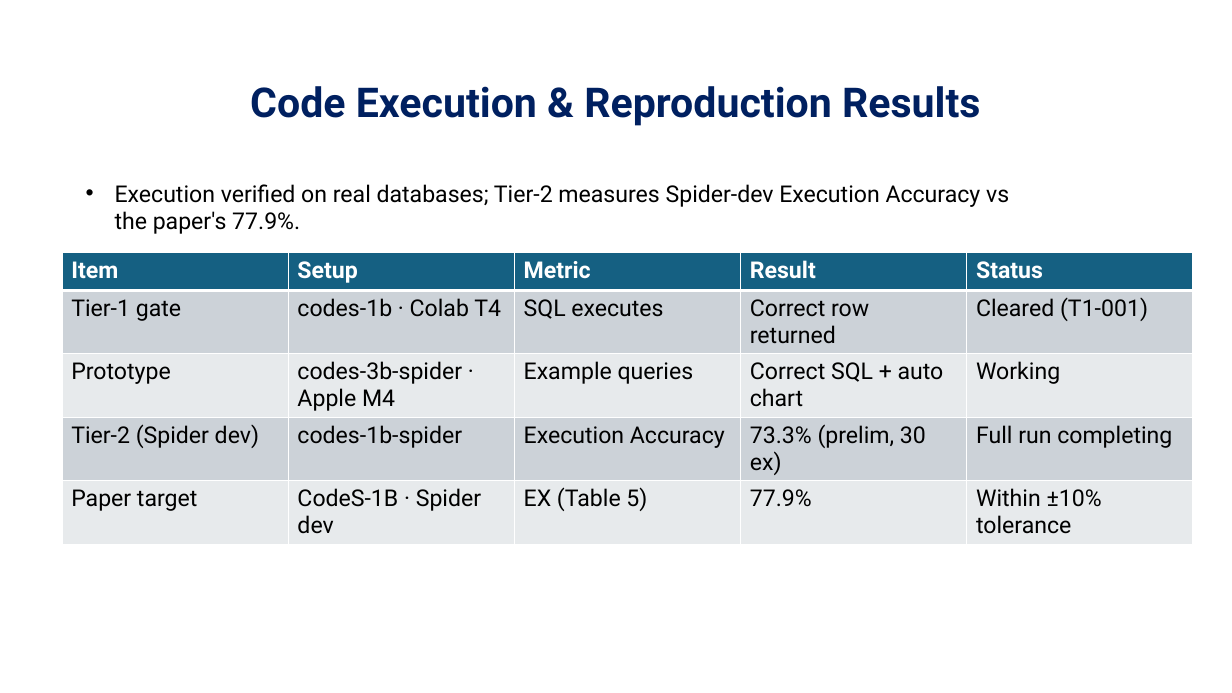
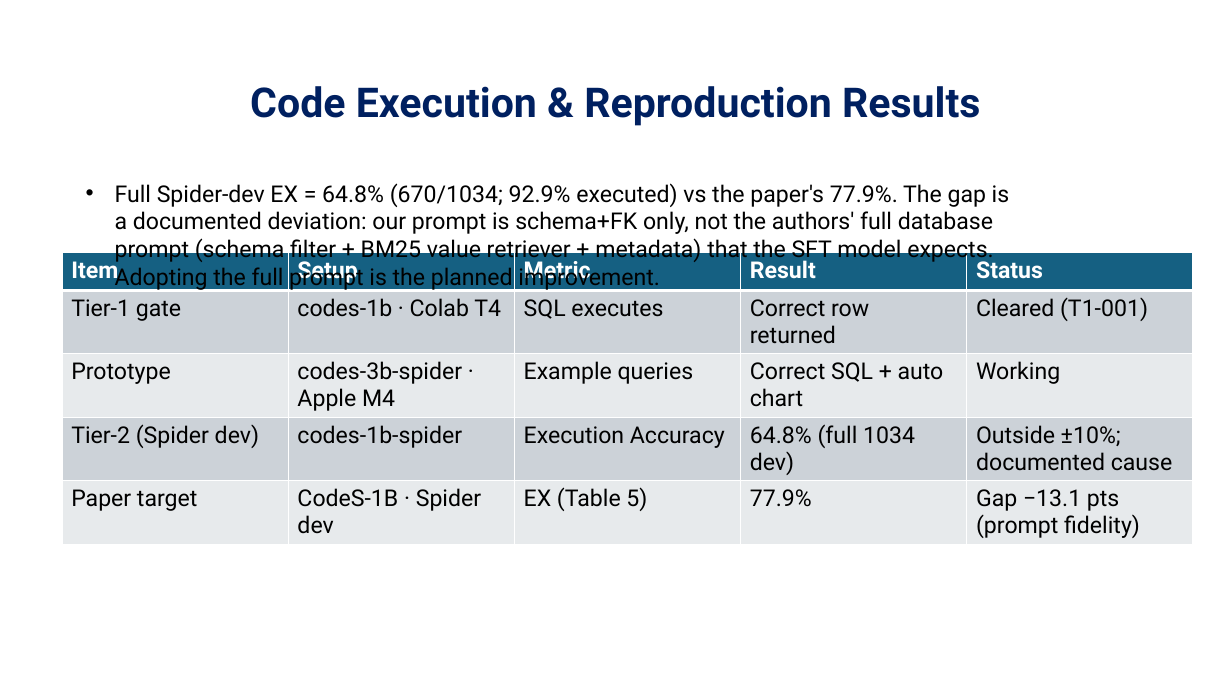
Before and after one commit to jayakanthh/QueryGenie, a slide deck: slide 6 of docs/reviews/Review2_QueryGenie.pptx. Drawn at 1232x693 pixels with LibreOffice and Linux fonts; fonts in the diff are those of the drawing; background and template pictures are left out. Boxes give left, top, right and bottom in pixels: in the first picture for what was removed or moved away, otherwise in the second. Text is boxed around its words. In the diff, an @@ line names an element or a change of style, - is before the commit and + after.

```diff
--- a/docs/reviews/Review2_QueryGenie.pptx
+++ b/docs/reviews/Review2_QueryGenie.pptx
@@ text at <box>115,183,1010,290</box>: text changed @@
-• Execution verified on real databases; Tier-2 measures Spider-dev Execution Accuracy vs the paper's 77.9%.
+• Full Spider-dev EX = 64.8% (670/1034; 92.9% executed) vs the paper's 77.9%. The gap is a documented deviation: our prompt is schema+FK only, not the authors' full database prompt (schema filter + BM25 value retriever + metadata) that the SFT model expects. Adopting the full prompt is the planned improvement.
@@ table at <box>62,253,1194,542</box> @@
-row 4, column 4: 73.3% (prelim, 30 ex)
+row 4, column 4: 64.8% (full 1034 dev)
-row 4, column 5: Full run completing
+row 4, column 5: Outside ±10%; documented cause
-row 5, column 5: Within ±10% tolerance
+row 5, column 5: Gap −13.1 pts (prompt fidelity)
```
Also in this commit, not shown: 1 other slide changed, 3 other files.
